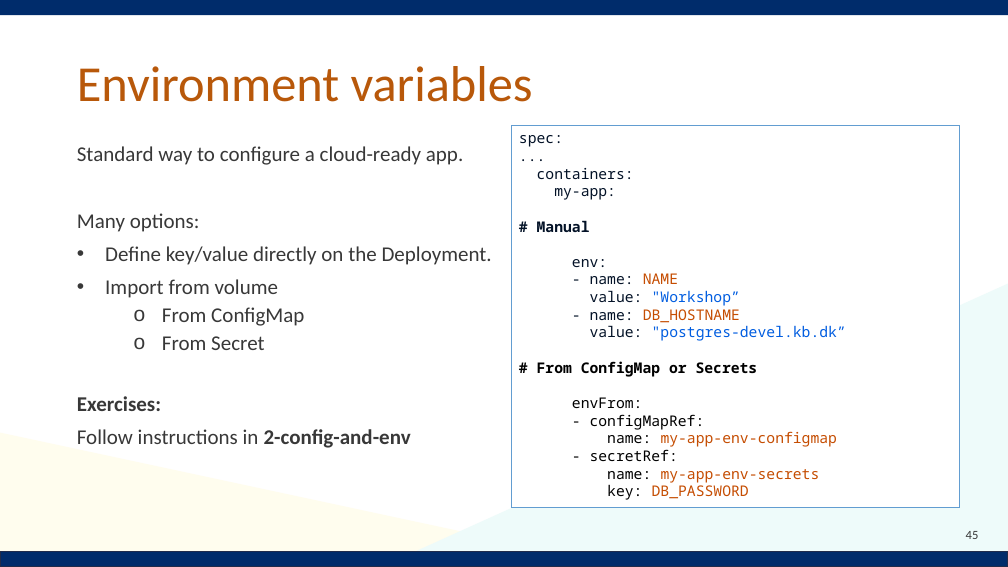
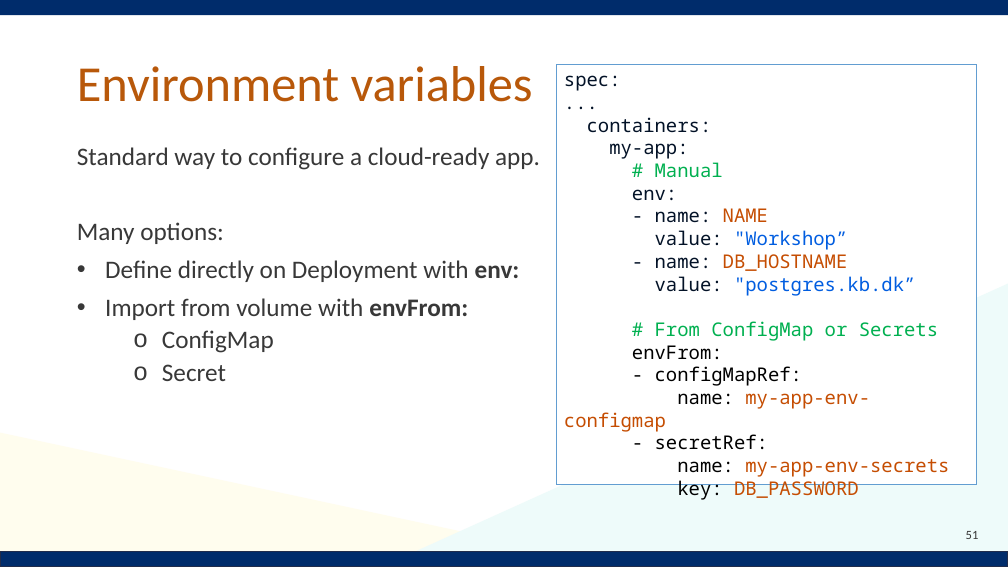
Before and after one commit to Notalib/workshop-kubernetes, a slide deck: slide 51 of Kubernetes_workshop.pptx (slide 45 before the commit). Drawn at 1008x567 pixels with LibreOffice and Linux fonts; fonts in the diff are those of the drawing; background and template pictures are left out. Boxes give left, top, right and bottom in pixels: in the first picture for what was removed or moved away, otherwise in the second. Text is boxed around its words. In the diff, an @@ line names an element or a change of style, - is before the commit and + after.

```diff
--- a/Kubernetes_workshop.pptx
+++ b/Kubernetes_workshop.pptx
@@ rectangle "spec:" resized from (x1=512, y1=126, x2=960, y2=507) to (x1=557, y1=64, x2=977, y2=484) @@
@@ text in rectangle at (x1=564, y1=75, x2=949, y2=500): size 14 to 18 pt in "spec:", "...", "containers:", "my-app:" and 10 more places; text colour #000000 to #00B050, bold off in "# From ConfigMap or Secrets" @@
@@ text at (x1=77, y1=147, x2=540, y2=244): size 20 to 24 pt in "Standard way to configure a cloud-ready app.", "Many options:" @@
@@ text in rectangle at (x1=632, y1=162, x2=723, y2=200): text changed; size 14 to 18 pt; text colour #031227 to #00B050; bold off @@
-# Manual
-env:
+# Manual
+env:
@@ text at (x1=105, y1=260, x2=520, y2=381): text changed; size 20 to 24 pt @@
-• Define key/value directly on the Deployment.
-• Import from volume
-  o From ConfigMap
-  o From Secret
-Exercises:
-Follow instructions in 2-config-and-env
+• Define directly on Deployment with env:
+• Import from volume with envFrom:
+  o ConfigMap
+  o Secret
@@ text in rectangle at (x1=655, y1=276, x2=915, y2=296): text changed; size 14 to 18 pt @@
-value: "postgres-devel.kb.dk”
+value: "postgres.kb.dk”
@@ page number at (x1=966, y1=531, x2=979, y2=539): text changed @@
-45
+51
```
Also in this commit, not shown: 37 other slides changed, 4 slides added, 1 slide removed.
